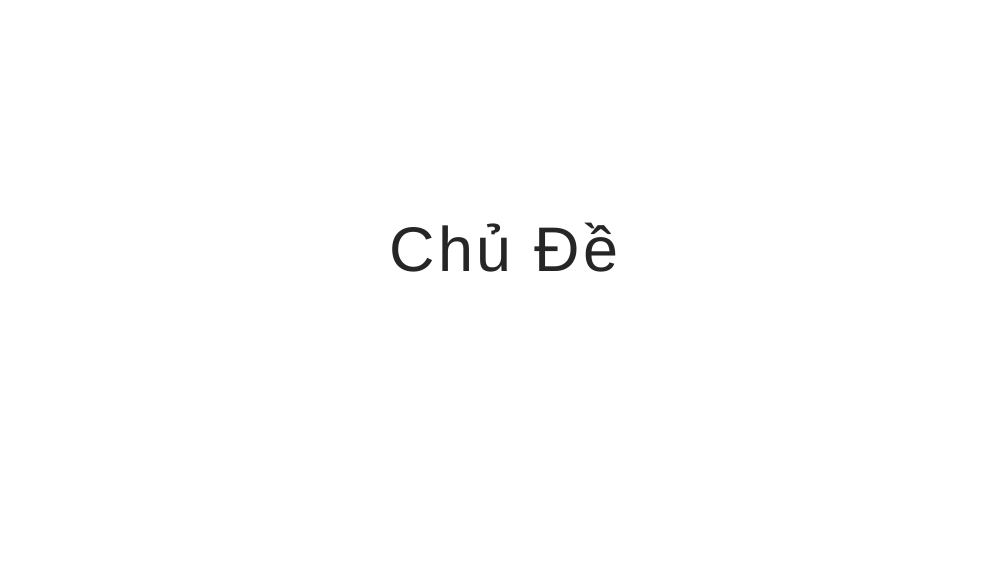
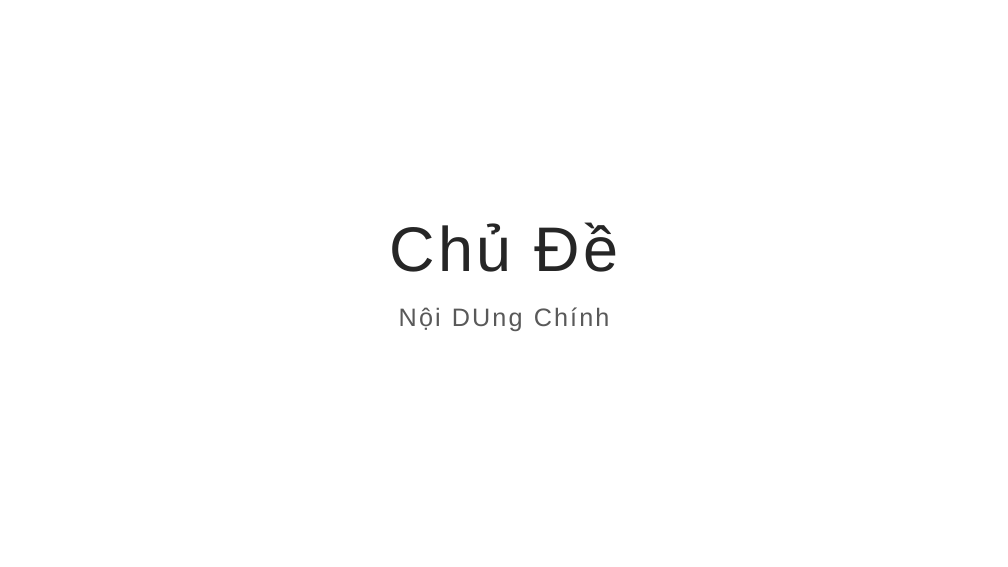
Before and after one commit to haidong12345/Ung-Dung-ChatTCP, a slide deck: slide 1 of PPTX/Ứng Dụng Chat.pptx. Drawn at 1008x567 pixels with LibreOffice and Linux fonts; fonts in the diff are those of the drawing. Boxes give left, top, right and bottom in pixels: in the first picture for what was removed or moved away, otherwise in the second. Text is boxed around its words. In the diff, an @@ line names an element or a change of style, - is before the commit and + after.

Commit message:
Chỉnh sửa file PPTX

```diff
--- a/PPTX/Ứng Dụng Chat.pptx
+++ b/PPTX/Ứng Dụng Chat.pptx
@@ subtitle added at (399,307,610,331), 24 pt, text #595959 @@
+Nội DUng Chính
```
Also in this commit, not shown: 2 other files.
